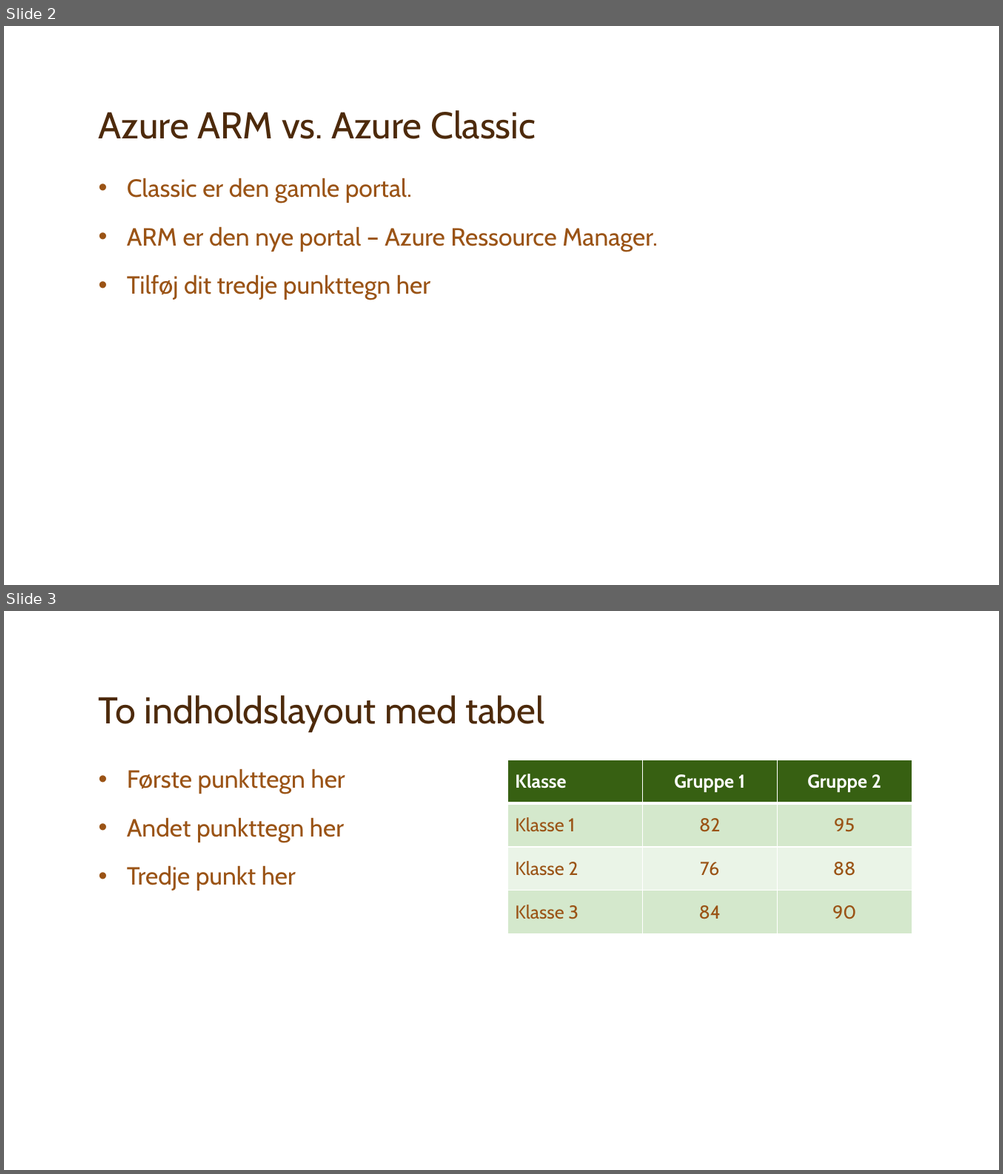
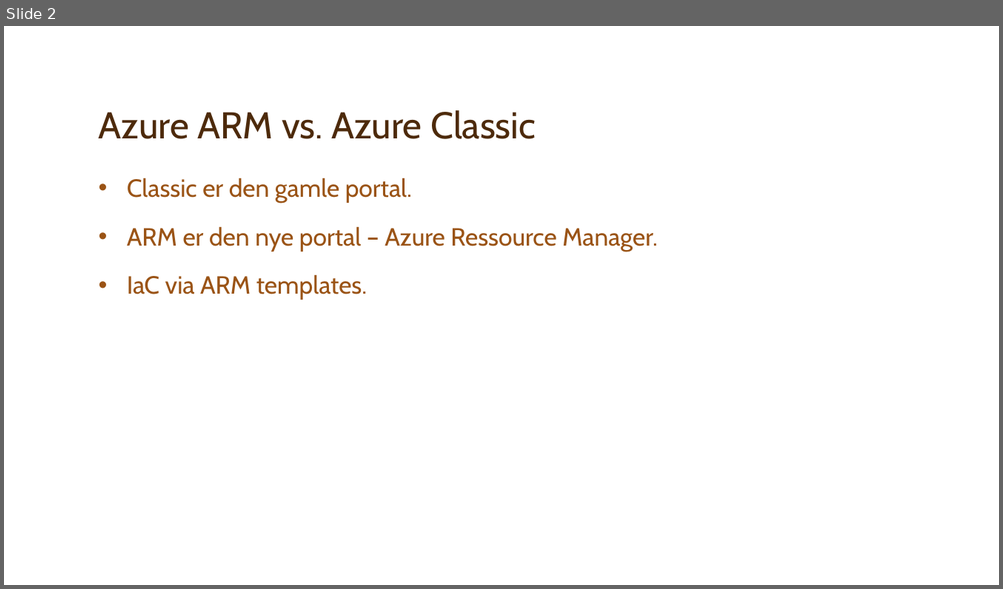
Before and after one commit to SuperJoachim/misc, a slide deck: Intro.pptx. Shown one above the other, each under a label of ours: slides 2 and 3 before the commit, slide 2 after it. The pictures are 1003x1174 and 1003x589 pixels, drawn with LibreOffice and Linux fonts; fonts in the diff are those of the drawing; background and template pictures are left out. Boxes give left, top, right and bottom in pixels: in the first picture for what was removed or moved away, otherwise in the second. Text is boxed around its words. In the diff, an @@ line names an element or a change of style, - is before the commit and + after.

```diff
--- a/Intro.pptx
+++ b/Intro.pptx
@@ slide 3 removed at <box>4,611,999,1170</box>, background picture (left out) @@
@@ title removed at <box>99,695,544,731</box> @@
-To indholdslayout med tabel
@@ table removed at <box>508,760,910,935</box>, 4 rows, 3 columns @@
-Klasse | Gruppe 1 | Gruppe 2
-Klasse 1 | 82 | 95
-Klasse 2 | 76 | 88
-Klasse 3 | 84 | 90
@@ text removed at <box>127,769,345,891</box> @@
-• Første punkttegn her
-• Andet punkttegn her
-• Tredje punkt her
@@ slide 2 changed as well @@
@@ text at <box>127,275,367,300</box>: text changed @@
-• Tilføj dit tredje punkttegn her
+• IaC via ARM templates.
```
Also in this commit, not shown: 1 other slide changed, 1 slide added, 10 other slides removed, 2 other files.
